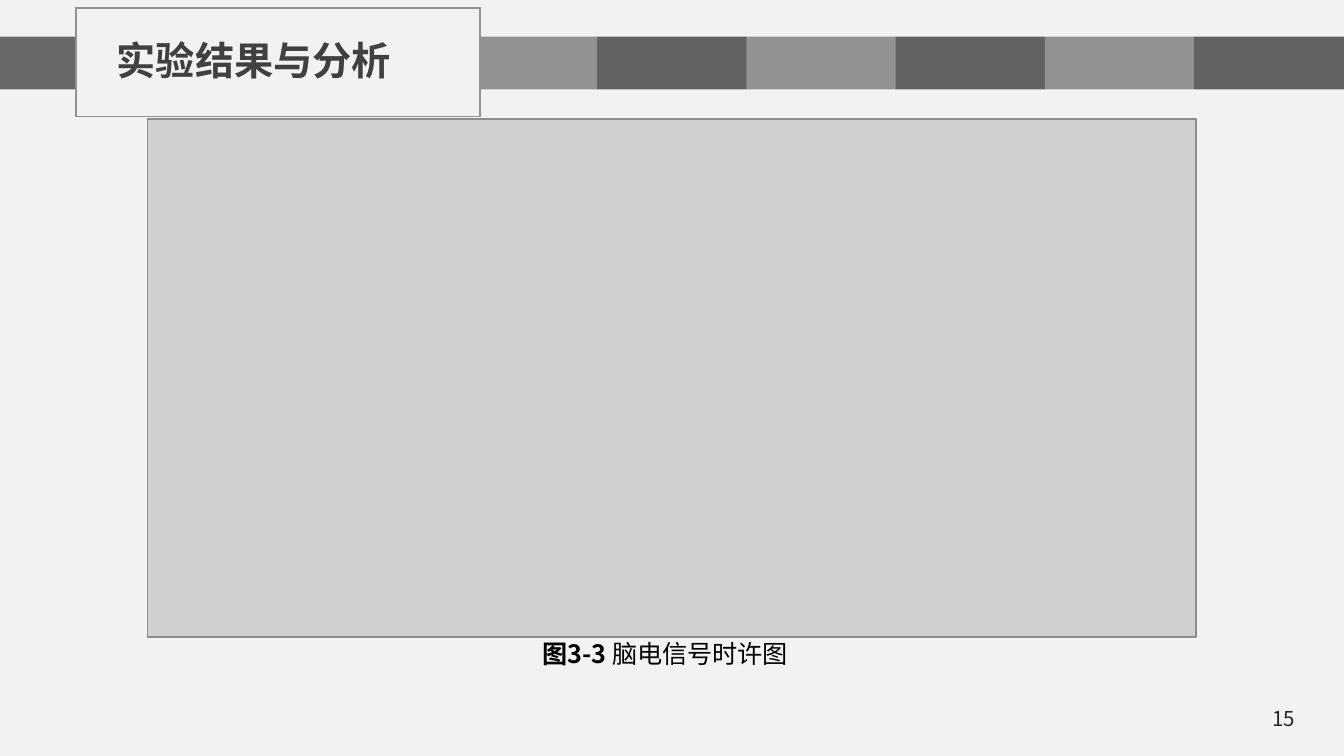
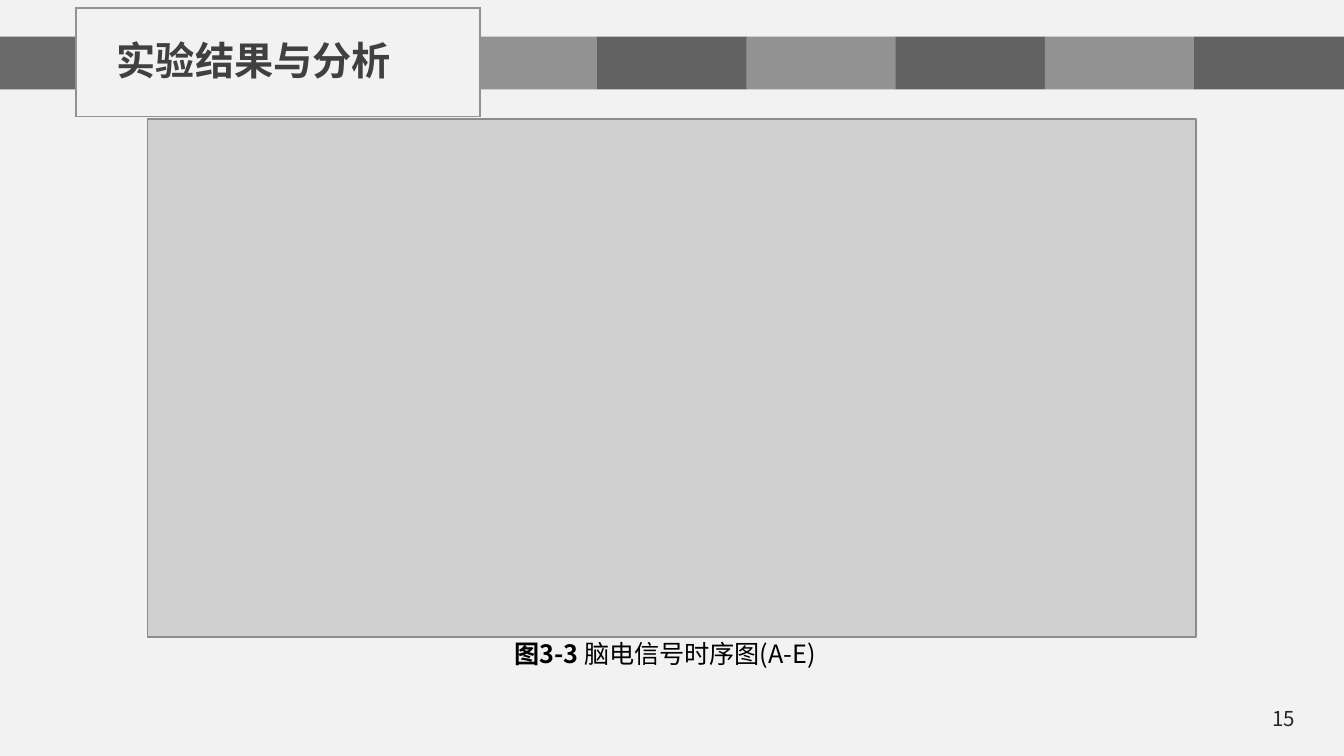
Before and after one commit to chenshuaihua/Graduate, a slide deck: slide 15 of 毕设文件/陈帅华-2016014016-自实1601-中期答辩.pptx. Drawn at 1344x756 pixels with LibreOffice and Linux fonts; fonts in the diff are those of the drawing; grey boxes stand for pictures; background and template pictures are left out. Boxes give left, top, right and bottom in pixels: in the first picture for what was removed or moved away, otherwise in the second. Text is boxed around its words. In the diff, an @@ line names an element or a change of style, - is before the commit and + after.

```diff
--- a/毕设文件/陈帅华-2016014016-自实1601-中期答辩.pptx
+++ b/毕设文件/陈帅华-2016014016-自实1601-中期答辩.pptx
@@ text at [515,637,815,668]: text changed @@
-图3-3 脑电信号时许图
+图3-3 脑电信号时序图(A-E)
```
Also in this commit, not shown: 4 other slides changed, 4 slides added, 1 slide removed, 24 other files.
